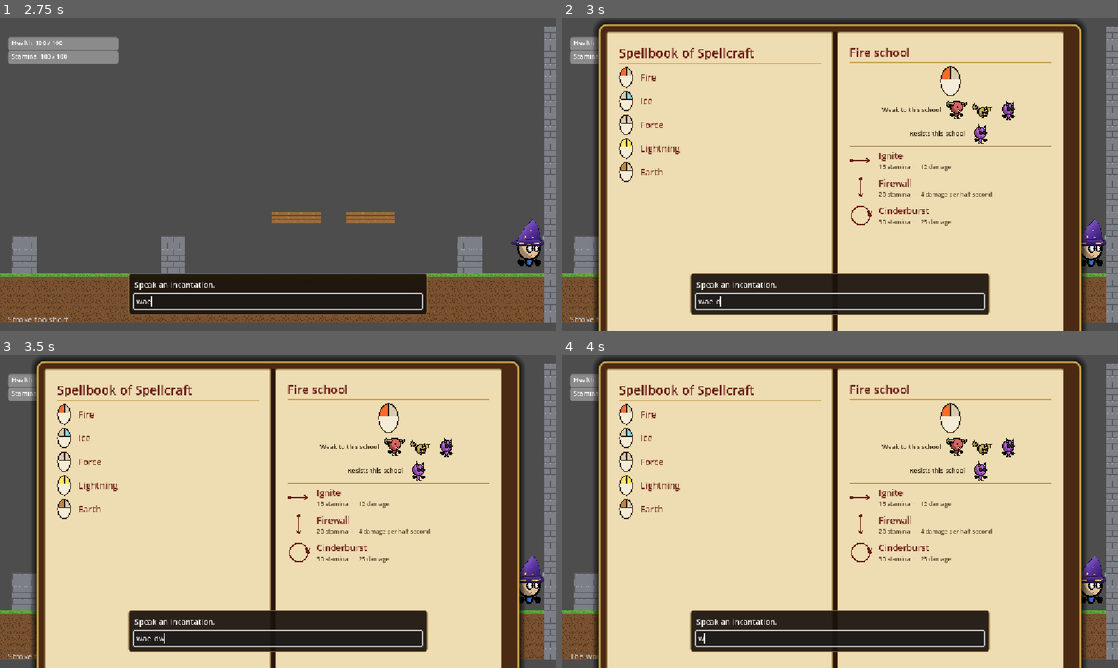
Above: before the commit, frames 1-4 (two rows, left to right).
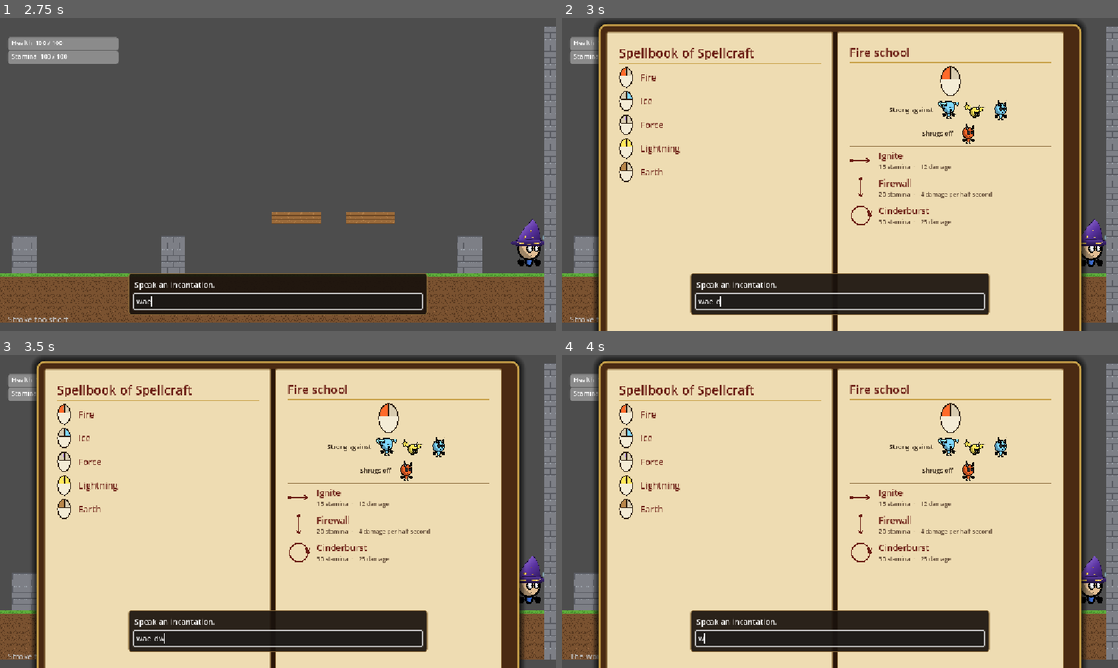
Above: after the commit, the same moments.

Repository: jpolun814/wizard-game
Game: Godot game, scene res://scenes/arena.tscn
Two runs of this game, one before a commit and one after it. Both use one fixed random seed, a clock stepped at 60 frames per second and the inputs below.
Inputs (mouse positions are in pixels of both pictures, inside the frame that each line leads up to):
- Up to frame 1 (2.75 s): tap Enter at 0.5, 0.6 s; move the mouse to (400, 158) at 0.52 s; hold D (move_right) 0.53-2.03 s; click (400, 158) at 0.67 s; tap W (jump) at 0.77, 1.52 s; move the mouse to (166, 190) at 1.27 s; tap Keypad Enter at 1.35 s; move the mouse to (333, 105) at 2.02 s; hold A (move_left) from 2.03 s (still down); tap E at 2.1 s
- Up to frame 2 (3 s): tap Space at 2.75 s; move the mouse to (812, 237) at 2.77 s; release A (move_left) at 2.78 s; hold D (move_right) from 2.78 s (still down); tap Tab at 2.85 s; click (812, 237) at 2.92 s
- Up to frame 3 (3.5 s): keep holding D (move_right); tap W (jump) at 3.02 s
- Up to frame 4 (4 s): keep holding D (move_right); tap Enter at 3.5, 3.6 s; move the mouse to (1006, 558) at 3.52 s; tap W (jump) at 3.77 s

Frame 1 is identical in both runs. In frame 2, 0.9% of the frame differs, in the area x 57-82%, y 26-41%; in frame 3, 0.9%; in frame 4, 0.9%.

Commit message:
Recolour enemies to their school colours; add a plain first-wave enemy
Enemy art is now recoloured on the CPU so each enemy's body is exactly its
school's colour, with the shading kept in proportion. The spellbook pictures use
the same recoloured sprites. The first wave is now a plain Walker with no
weakness or resistance, and the grunt keeps its Ice weakness and Fire resistance.
The Insight tooltip handles enemies with no weakness or resistance.

Co-Authored-By: Claude Haiku 5.5 <noreply@anthropic.com>

Diff:
--- a/scripts/arena.gd
+++ b/scripts/arena.gd
@@ -518,10 +518,11 @@
 	if mob == null:
 		return
 	var data: Dictionary = Mob.KINDS[mob.kind]
-	_insight_text.text = "[b]%s[/b]   Health %d / %d\n[color=#%s]Weak to %s[/color]\nResists %s\n[i]%s[/i]" % [
+	var weak := _school_bb(data["weak"]) if data["weak"] != "" else "nothing"
+	var resist := _school_bb(data["resist"]) if data["resist"] != "" else "nothing"
+	_insight_text.text = "[b]%s[/b]   Health %d / %d\nWeak to %s\nResists %s\n[i]%s[/i]" % [
 		data["name"], mob.hp, Mob.MAX_HP,
-		SpellData.SCHOOL_COLORS[data["weak"]].to_html(false), data["weak"],
-		_school_bb(data["resist"]), data["desc"],
+		weak, resist, data["desc"],
 	]
 	_insight_tip.position = get_viewport().get_mouse_position() + Vector2(18, 18)
 
--- a/scripts/levels.gd
+++ b/scripts/levels.gd
@@ -7,7 +7,7 @@
 
 const LEVELS := [
 	{"waves": [
-		{"grunt": 2},
+		{"basic": 2},
 		{"spitter": 2},
 		{"blinder": 2},
 		{"muter": 2},
--- a/scripts/mob.gd
+++ b/scripts/mob.gd
@@ -6,6 +6,7 @@
 
 const KINDS := {
 	"grunt": {"name": "Grunt", "desc": "Charges you and hits on contact.", "frames": "res://art/enemies/grunt", "idle": "idle", "feet": -0.2, "hit": 30.0, "school": "Fire", "weak": "Ice", "resist": "Fire", "damage": 8, "debuff": "", "seconds": 0.0},
+	"basic": {"name": "Walker", "desc": "A plain enemy with no weakness and no resistance.", "frames": "res://art/enemies/grunt", "idle": "idle", "feet": -0.2, "hit": 30.0, "school": "", "weak": "", "resist": "", "damage": 8, "debuff": "", "seconds": 0.0},
 	"muter": {"name": "Muter", "desc": "Its touch silences your casting for a while.", "frames": "res://art/enemies/muter", "idle": "idle", "feet": -0.5, "hit": 24.0, "school": "Force", "weak": "Lightning", "resist": "Force", "damage": 4, "debuff": "mute", "seconds": 12.0},
 	"rooter": {"name": "Rooter", "desc": "Roots you on touch, then bursts. Runs fast.", "frames": "res://art/enemies/rooter", "speed": 3.0, "idle": "idle", "feet": 1.5, "hit": 24.0, "school": "Ice", "weak": "Fire", "resist": "Ice", "damage": 0, "debuff": "root", "seconds": 2.0},
 	"blinder": {"name": "Blinder", "desc": "Flies in and blinds you on touch.", "frames": "res://art/enemies/blinder", "idle": "fly", "feet": 0.7, "hit": 44.0, "school": "Lightning", "weak": "Fire", "resist": "Lightning", "damage": 4, "debuff": "blind", "seconds": 5.0},
@@ -49,7 +50,7 @@
 func _ready() -> void:
 	add_to_group("mobs")
 	collision_mask = 1 | 8  # terrain and fire walls only, so enemies walk past each other; the player walks through fire walls
-	_visual.sprite_frames = _build_frames(KINDS[kind]["frames"], KINDS[kind]["idle"])
+	_visual.sprite_frames = _frames_for(kind)
 	# Each enemy's hitbox matches its drawn body, with the feet still at the bottom of the box.
 	var hitbox: CollisionShape2D = $CollisionShape2D
 	hitbox.shape = hitbox.shape.duplicate()
@@ -60,12 +61,21 @@
 	var first: Texture2D = _visual.sprite_frames.get_frame_texture("idle", 0)
 	_base_scale = TARGET_HEIGHT / first.get_height()
 	# Tint toward the school's colour, but keep most of the art's own colours.
-	_visual.self_modulate = Color.WHITE.lerp(SpellData.SCHOOL_COLORS[KINDS[kind]["school"]], 0.4)
 	_visual.play("idle")
 
 
+## The animation frames for each enemy kind, recoloured to its school. Built once per kind and reused.
+static var _frame_cache := {}
+
+
+func _frames_for(kind_name: String) -> SpriteFrames:
+	if not _frame_cache.has(kind_name):
+		_frame_cache[kind_name] = _build_frames(KINDS[kind_name]["frames"], KINDS[kind_name]["idle"], KINDS[kind_name]["school"])
+	return _frame_cache[kind_name]
+
+
 ## Builds the animations from the frame files in a folder: idle (looping), hit and death.
-func _build_frames(dir: String, idle_prefix: String) -> SpriteFrames:
+func _build_frames(dir: String, idle_prefix: String, school: String) -> SpriteFrames:
 	var frames := SpriteFrames.new()
 	var files := DirAccess.get_files_at(dir)
 	files.sort()
@@ -78,7 +88,7 @@
 		frames.set_animation_speed(anim_name, 12.0)
 		for f in files:
 			if f.begins_with(prefix + "_") and f.ends_with(".png"):
-				frames.add_frame(anim_name, load(dir + "/" + f))
+				frames.add_frame(anim_name, SpellData.recoloured(load(dir + "/" + f), school) if school != "" else load(dir + "/" + f))
 	return frames
 
 
--- a/scripts/spell_data.gd
+++ b/scripts/spell_data.gd
@@ -158,3 +158,49 @@
 	if mask & RIGHT:
 		names.append("Right")
 	return " + ".join(names)
+
+
+## A copy of a sprite recoloured to a school's exact colour, done on the CPU so the colour is written exactly.
+## Each coloured pixel becomes the school colour scaled by how bright it is against the sprite's main body colour,
+## so the body is the school colour and the shading stays in proportion. The sprite is shrunk first: enemies are
+## drawn small, so this loses nothing you can see and makes the work quick.
+static func recoloured(source: Texture2D, school: String, shrink: int = 4) -> ImageTexture:
+	var image := source.get_image()
+	image.resize(image.get_width() / shrink, image.get_height() / shrink, Image.INTERPOLATE_BILINEAR)
+	var body_lum := _luminance(_main_colour(image))
+	var target: Color = SCHOOL_COLORS[school]
+	for y in image.get_height():
+		for x in image.get_width():
+			var c := image.get_pixel(x, y)
+			if c.a < 0.5 or _chroma(c) <= 0.15:
+				continue
+			var k := clampf(_luminance(c) / body_lum, 0.0, 1.6)
+			image.set_pixel(x, y, Color(target.r * k, target.g * k, target.b * k, c.a))
+	return ImageTexture.create_from_image(image)
+
+
+## The most common coloured pixel: the sprite's main body colour.
+static func _main_colour(image: Image) -> Color:
+	var counts := {}
+	var sample := {}
+	for y in range(0, image.get_height(), 2):
+		for x in range(0, image.get_width(), 2):
+			var c := image.get_pixel(x, y)
+			if c.a < 0.5 or _chroma(c) <= 0.15:
+				continue
+			var key := c.to_html(false)
+			counts[key] = counts.get(key, 0) + 1
+			sample[key] = c
+	var best := ""
+	for key in counts:
+		if best == "" or counts[key] > counts[best]:
+			best = key
+	return sample[best] if best != "" else Color.WHITE
+
+
+static func _chroma(c: Color) -> float:
+	return maxf(maxf(c.r, c.g), c.b) - minf(minf(c.r, c.g), c.b)
+
+
+static func _luminance(c: Color) -> float:
+	return 0.299 * c.r + 0.587 * c.g + 0.114 * c.b
--- a/scripts/spellbook.gd
+++ b/scripts/spellbook.gd
@@ -293,8 +293,8 @@
 	var mouse := MouseIcon.new(_school_mask(school), SpellData.SCHOOL_COLORS[school], Vector2(44, 64))
 	mouse.size_flags_horizontal = Control.SIZE_SHRINK_CENTER  # keep the mouse its own size, not the page's width
 	column.add_child(mouse)
-	column.add_child(_mob_row("Weak to this school", "weak", school))
-	column.add_child(_mob_row("Resists this school", "resist", school))
+	column.add_child(_mob_row("Strong against", "weak", school))
+	column.add_child(_mob_row("Shrugs off", "resist", school))
 	for spell_name in SpellData.SPELLS:
 		var s: Dictionary = SpellData.SPELLS[spell_name]
 		if s["school"] != school:
@@ -367,7 +367,7 @@
 			continue
 		found = true
 		# The frame is much larger than the enemy in it, so show only the part that has something drawn.
-		var source: Texture2D = load("%s/%s_0.png" % [data["frames"], data["idle"]])
+		var source: Texture2D = SpellData.recoloured(load("%s/%s_0.png" % [data["frames"], data["idle"]]), data["school"]) if data["school"] != "" else load("%s/%s_0.png" % [data["frames"], data["idle"]])
 		var picture := TextureRect.new()
 		var crop := AtlasTexture.new()
 		crop.atlas = source
